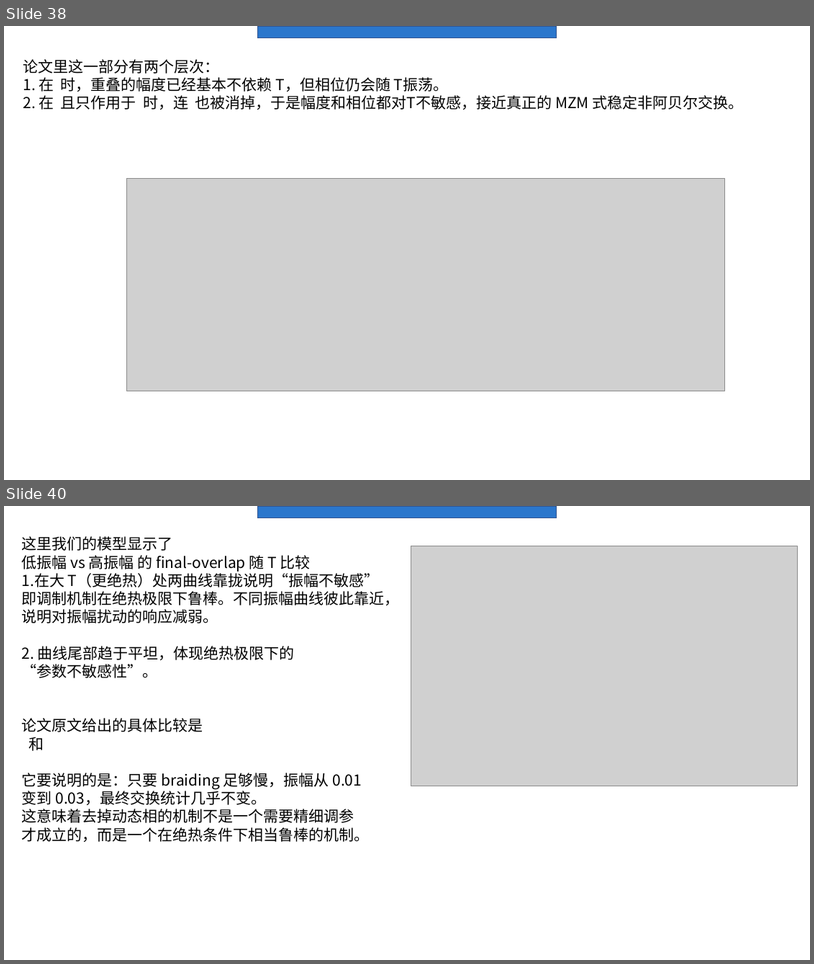
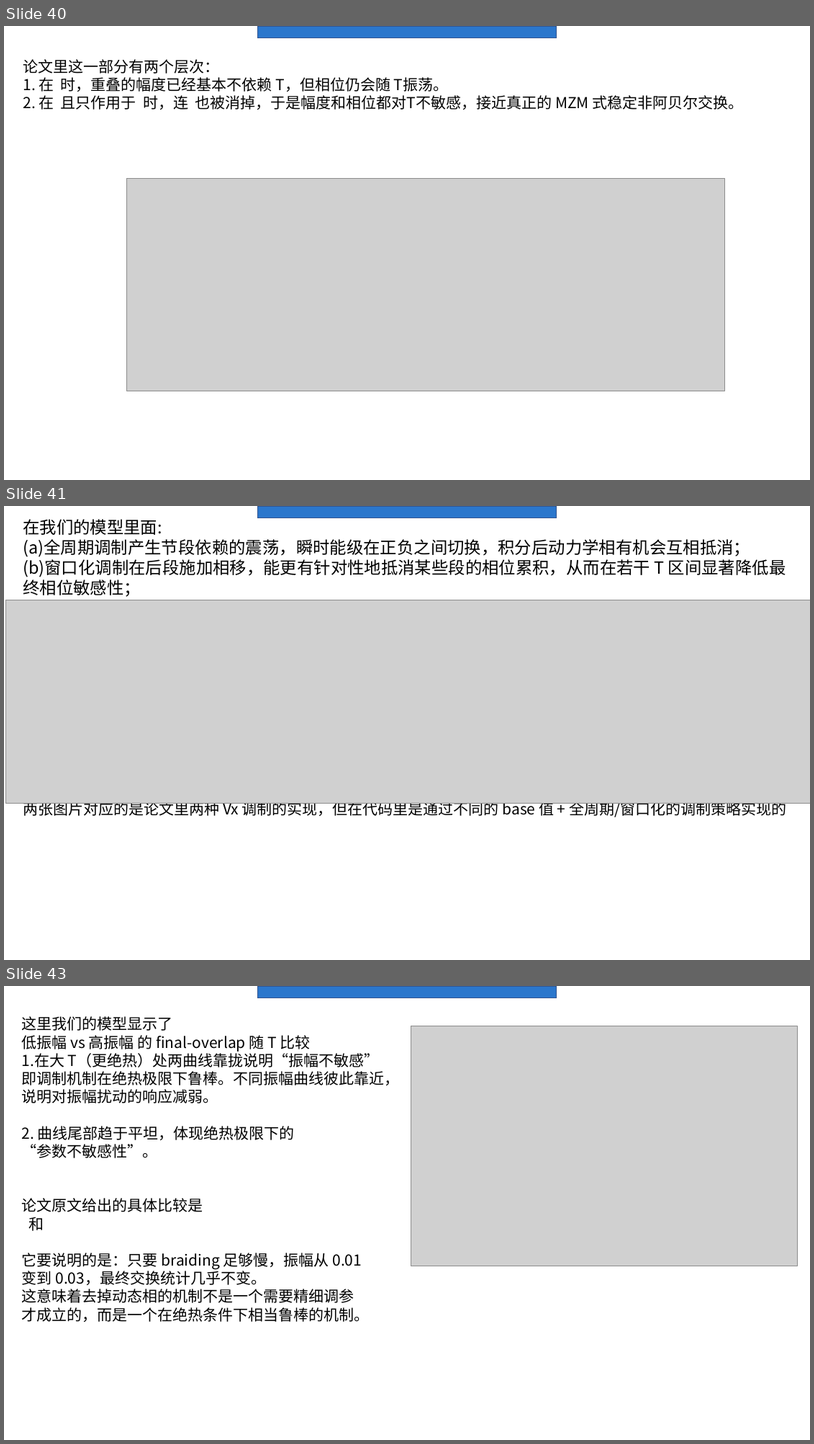
Before and after one commit to Asice-Cloud/quantummmm, a slide deck: y2.pptx. Shown one above the other, each under a label of ours: slides 38 and 40 before the commit, slides 40, 41 and 43 after it; the slides between them are not shown. The pictures are 814x964 and 814x1444 pixels, drawn with LibreOffice and Linux fonts; fonts in the diff are those of the drawing; grey boxes stand for pictures. Boxes give left, top, right and bottom in pixels: in the first picture for what was removed or moved away, otherwise in the second. Text is boxed around its words. In the diff, an @@ line names an element or a change of style, - is before the commit and + after.

```diff
--- a/y2.pptx
+++ b/y2.pptx
@@ slide 41 added at [4, 506, 810, 960], background #FFFFFF; not listed: 1 template element that a slide beside it also shows @@
@@ text added at [23, 519, 787, 818], 20 pt, text #000000 @@
+在我们的模型里面:
+(a)全周期调制产生节段依赖的震荡，瞬时能级在正负之间切换，积分后动力学相有机会互相抵消；
+(b)窗口化调制在后段施加相移，能更有针对性地抵消某些段的相位累积，从而在若干 T 区间显著降低最终相位敏感性；
+两张图片对应的是论文里两种 Vx 调制的实现，但在代码里是通过不同的 base 值 + 全周期/窗口化的调制策略实现的
@@ picture added at [6, 600, 810, 803] @@
@@ what was slide 38 is now slide 40 @@
@@ what was slide 40 is now slide 43 @@
```
Also in this commit, not shown: 4 slides changed, 3 other slides added, 1 slide removed, 17 other files.
